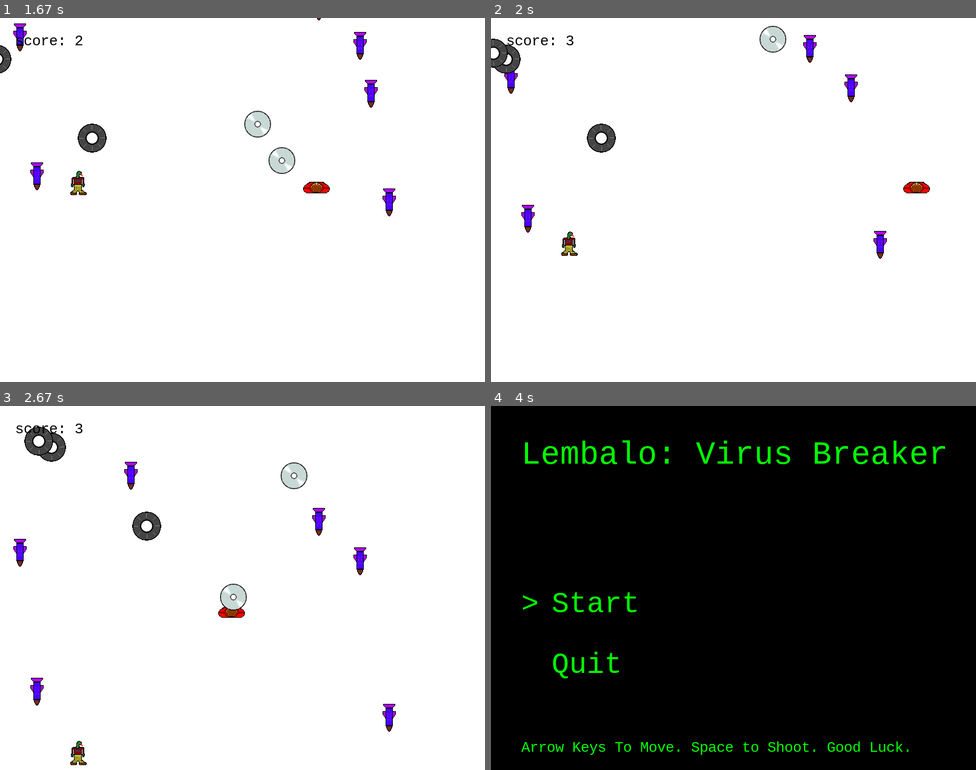
Above: before the commit, frames 1-4 (two rows, left to right).
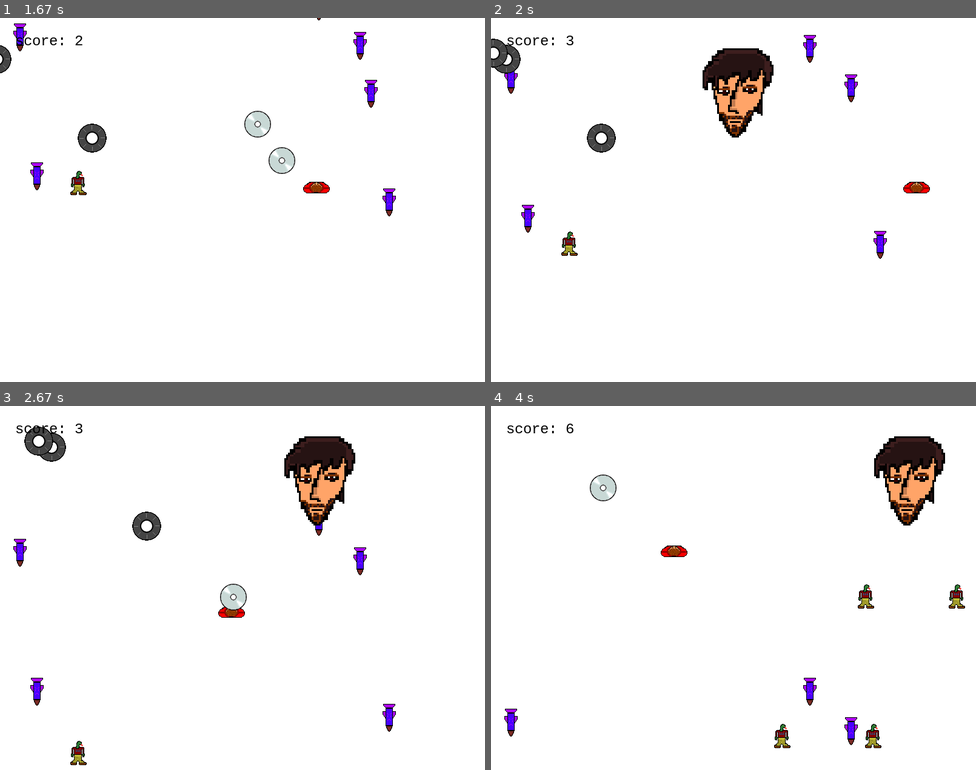
Above: after the commit, the same moments.

Repository: GilbertWilliams/Antimal2ElectricBoogaloo
Game: pygame game, started from main.py
The game is run twice, just before and just after one commit, with the same random seed, the same clock (stepped at 60 frames per second) and the same inputs.
Inputs:
- Up to frame 1 (1.67 s): tap Enter at 0.33 s; tap Space at 0.67, 1.07, 1.37, 1.57 s; hold Up 1-1.47 s; hold Right from 1.5 s (still down)
- Up to frame 2 (2 s): tap Space at 1.87 s; release Right at 1.97 s
- Up to frame 3 (2.67 s): hold Left 2-2.53 s; tap Space at 2.07, 2.37, 2.63 s; hold Down from 2.57 s (still down)
- Up to frame 4 (4 s): release Down at 2.87 s; hold Left 2.9-3.3 s; tap Space at 2.97, 3.27, 3.4, 3.8 s; hold Up 3.33-3.7 s; hold Right from 3.73 s (still down)

Frame 1 is identical in both runs. In frame 2, 2.7% of the frame differs, in the area x 43-61%, y 2-33%; in frame 3, 2.6%; in frame 4, 99%, in the area x 0-100%, y 0-100%.

Commit message:
boss works fully
cool

Diff:
--- a/main.py
+++ b/main.py
@@ -145,10 +145,7 @@
             self.health -= 1
         if self.health == 0:
             self.kill()
-'''
-Current goals:
-    Design the first boss fight
-'''
+            hasDied = True
 
 def main():
 
@@ -160,6 +157,8 @@
     global score
     global bossSprite
     global enemyBullets
+    global hasDied
+    hasDied = False
 
 
     # Create an instance of the player at a certain position
@@ -201,14 +200,15 @@
     flyerSprites.add(flyer)
     allSprites.add(flyer)
 
-
-
-
     pVel = 20 # Set default player velocity to pass to Player constructor
 
     reloadspeed = 1000
     reloadEvent = pygame.USEREVENT + 1
     Reloaded = True
+
+    bossReload = True
+    bossrs = 750
+    bossre = pygame.USEREVENT + 2
 
     # Set fonts
     scoreFont = pygame.font.SysFont("courier", 24)
@@ -262,6 +262,9 @@
                 elif event.key == pygame.K_SPACE and not playerSprite.has(player):
                     gm = mainMenu()
                     gm.run()
+                elif score >= scoreLimit and not bossSprite.has(boss):
+                    gm = mainMenu()
+                    gm.run()
 
             elif event.type == reloadEvent:
                 for flyer in flyerSprites:
@@ -272,6 +275,14 @@
                     allSprites.add(flyerBullet)
                     pygame.time.set_timer(reloadEvent, 0)
 
+            elif event.type == bossre:
+                bossReload = True
+                bossBullet1 = enemyBullet(boss.rect.x, boss.rect.y + 75)
+                bossBullet2 = enemyBullet(boss.rect.x + 150, boss.rect.y + 75)
+                enemyBullets.add(bossBullet1, bossBullet2)
+                allSprites.add(bossBullet1, bossBullet2)
+                pygame.time.set_timer(reloadEvent, 0)
+
 
         # Create screen surface object and draw objects on it
         screen.fill((255,255,255))
@@ -286,8 +297,9 @@
         scoreboard = scoreFont.render("score: " + scoreString, 1, (0, 0, 0))
         screen.blit(scoreboard, (25,25))
 
+        scoreLimit = 3
         # Enemy counter for boss fight
-        if score >= 11 and not hasSpawned:
+        if score >= scoreLimit and not hasSpawned:
             bossSprite.add(boss)
             allSprites.add(boss)
             hasSpawned = True
@@ -304,17 +316,26 @@
                 flyerSprites.add(newFlyer)
                 allSprites.add(newFlyer)
 
-        if Reloaded and playerSprite.has(player): #Check if player is alive and enemies can shoot
+        if Reloaded and playerSprite.has(player): # Check if player is alive and enemies can shoot
             Reloaded = False # Expend shot
             pygame.time.set_timer(reloadEvent, reloadspeed) # Repeat
 
+        if bossReload and playerSprite.has(player) and hasSpawned: # Repeat for when boss spawns
+            bossReload = False
+            pygame.time.set_timer(bossre, bossrs)
+
         # It's game over, man, game over!
+        gameover = gameoverFont.render("Game Over", 1, (0, 0, 0)) # Print game over
+        pressSpace = gameoverFont.render("Press Space To Return", 1, (0, 0, 0))
+        win = gameoverFont.render("You Win", 1, (0, 0, 0))
         if not playerSprite.has(player): # Check if player has died
             enemySprites.empty()
             allSprites.empty() # Clear all sprites
-            gameover = gameoverFont.render("Game Over", 1, (0, 0, 0)) # Print game over
             screen.blit(gameover, (250,300))
-            pressSpace = gameoverFont.render("Press Space To Return", 1, (0, 0, 0))
+            screen.blit(pressSpace, (150, 500))
+        if score >= scoreLimit and not bossSprite.has(boss): # Check if boss has died
+            allSprites.empty()
+            screen.blit(win, (250, 300))
             screen.blit(pressSpace, (150, 500))
 
         # Update the display
